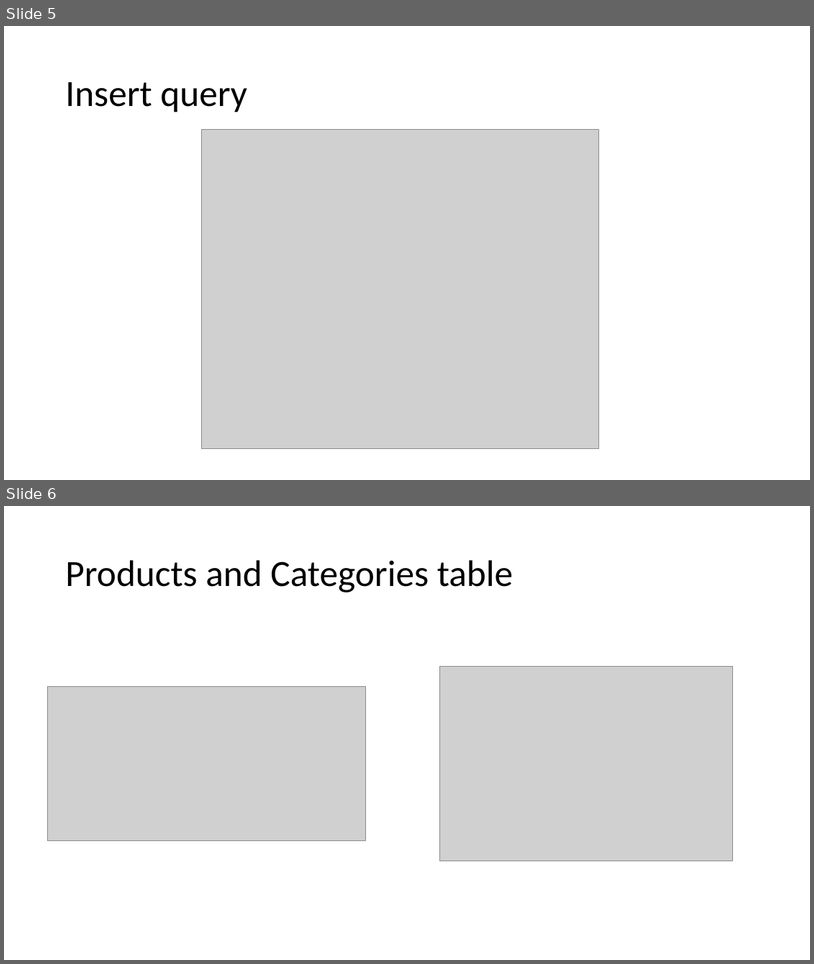
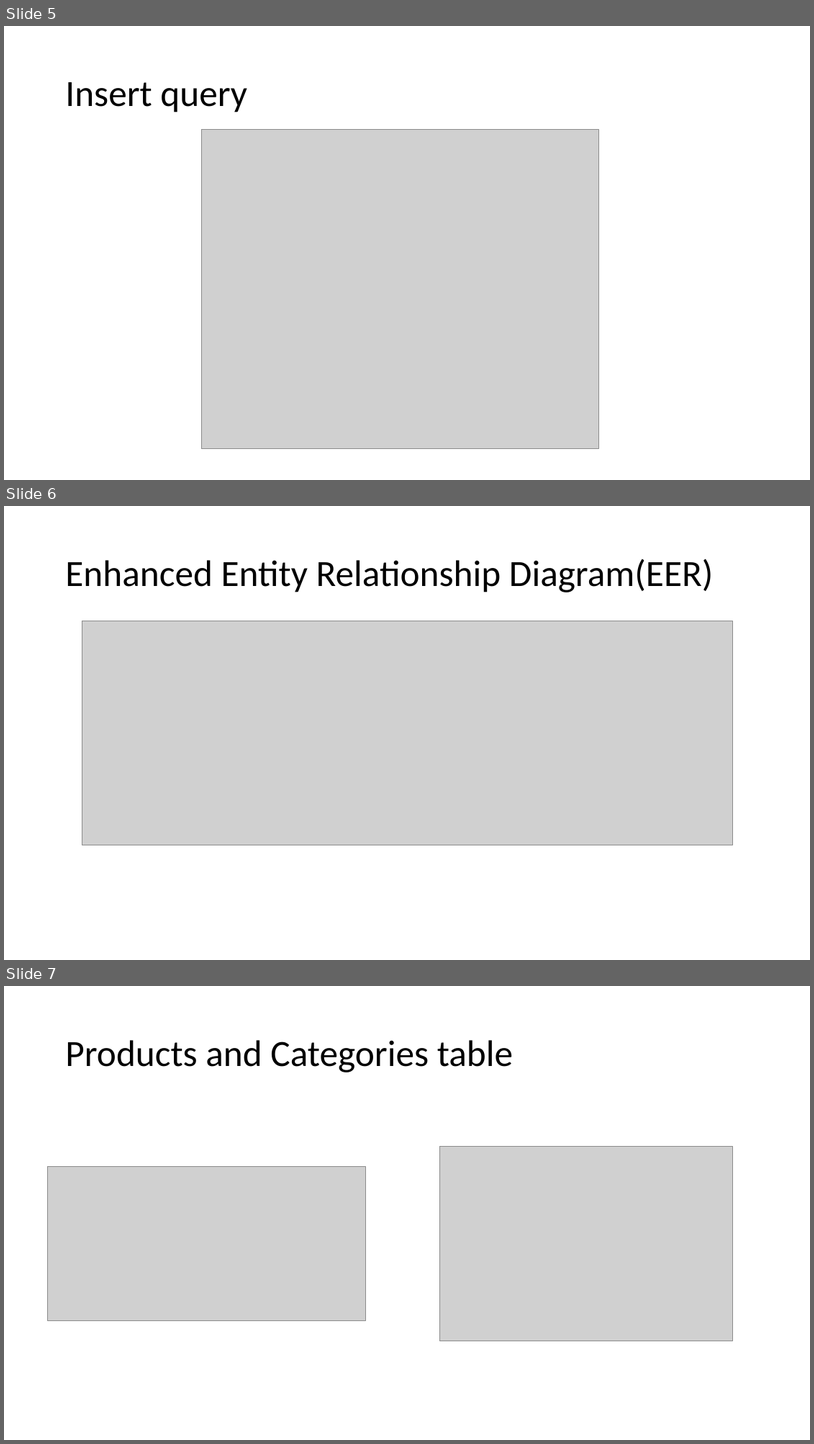
Before and after one commit to amantiwari8861/mysql-tutorial, a slide deck: Joins in MySQL.pptx. Shown one above the other, each under a label of ours: slides 5 and 6 before the commit, slides 5, 6 and 7 after it. The pictures are 814x964 and 814x1444 pixels, drawn with LibreOffice and Linux fonts; fonts in the diff are those of the drawing; grey boxes stand for pictures. Boxes give left, top, right and bottom in pixels: in the first picture for what was removed or moved away, otherwise in the second. Text is boxed around its words. In the diff, an @@ line names an element or a change of style, - is before the commit and + after.

```diff
--- a/Joins in MySQL.pptx
+++ b/Joins in MySQL.pptx
@@ slide 6 added at (x1=4, y1=506, x2=810, y2=960), background #FFFFFF @@
@@ title added at (x1=65, y1=559, x2=714, y2=592), 44 pt, text #000000 @@
+Enhanced Entity Relationship Diagram(EER)
@@ picture added at (x1=82, y1=621, x2=733, y2=845) @@
@@ what was slide 6 is now slide 7 @@
```
Also in this commit, not shown: 11 other files.
